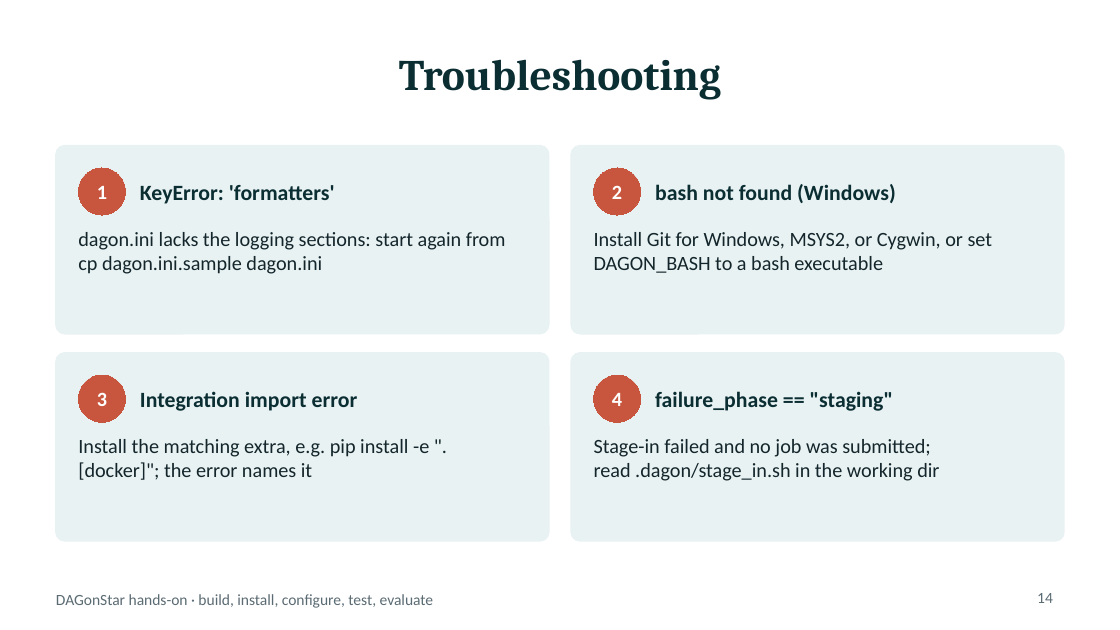
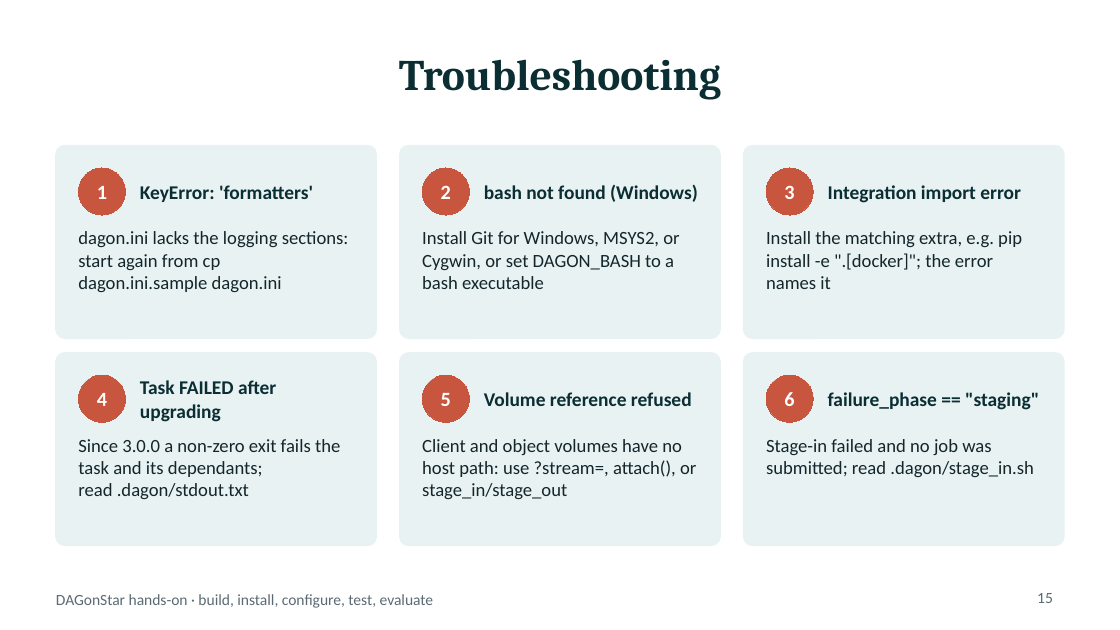
Before and after one commit to DagOnStar/dagonstar, a slide deck: slide 15 of docs/presentations/dagonstar_tutorial.pptx (slide 14 before the commit). Drawn at 1120x630 pixels with LibreOffice and Linux fonts; fonts in the diff are those of the drawing. Boxes give left, top, right and bottom in pixels: in the first picture for what was removed or moved away, otherwise in the second. Text is boxed around its words. In the diff, an @@ line names an element or a change of style, - is before the commit and + after.

```diff
--- a/docs/presentations/dagonstar_tutorial.pptx
+++ b/docs/presentations/dagonstar_tutorial.pptx
@@ rounded rectangle: place and size @@
-rounded rectangle at box(56, 146, 549, 334)
+rounded rectangle at box(56, 146, 376, 338)
@@ rounded rectangle: place and size @@
-rounded rectangle at box(571, 146, 1064, 334)
+rounded rectangle at box(400, 146, 720, 338)
@@ rounded rectangle: place and size @@
-rounded rectangle at box(56, 353, 549, 541)
+rounded rectangle at box(744, 146, 1064, 338)
@@ ellipse "2": place and size @@
-ellipse "2" at box(594, 168, 641, 215)
+ellipse "2" at box(422, 168, 469, 215)
@@ text "bash not found (Windows)": place and size @@
-text "bash not found (Windows)" at box(655, 184, 896, 203)
+text "bash not found (Windows)" at box(484, 185, 698, 202)
@@ ellipse "3": place and size @@
-ellipse "3" at box(78, 375, 125, 422)
+ellipse "3" at box(766, 168, 813, 215)
@@ text "Integration import error": place and size @@
-text "Integration import error" at box(140, 391, 358, 411)
+text "Integration import error" at box(828, 185, 1021, 203)
@@ text "Install Git for Windows, MSYS2, ...": place and size @@
-text "Install Git for Windows, MSYS2, ..." at box(594, 232, 993, 273)
+text "Install Git for Windows, MSYS2, ..." at box(422, 231, 679, 289)
@@ size 13 to 12 pt in 3 elements at box(78, 231, 349, 292), box(422, 231, 679, 289), box(766, 231, 1022, 289) @@
@@ text "Install the matching extra, e.g. ...": place and size @@
-text "Install the matching extra, e.g. ..." at box(78, 439, 429, 480)
+text "Install the matching extra, e.g. ..." at box(766, 231, 1022, 289)
@@ proportions changed in 4 elements at box(56, 146, 376, 338), box(400, 146, 720, 338), box(744, 146, 1064, 338), box(56, 353, 376, 545) @@
@@ rounded rectangle: place and size @@
-rounded rectangle at box(571, 353, 1064, 541)
+rounded rectangle at box(56, 353, 376, 545)
@@ rounded rectangle added at box(400, 353, 720, 545), fill #E8F2F3, outline #E8F2F3 1 pt @@
@@ rounded rectangle added at box(744, 353, 1064, 545), fill #E8F2F3, outline #E8F2F3 1 pt @@
@@ ellipse "4": place and size @@
-ellipse "4" at box(594, 375, 641, 422)
+ellipse "4" at box(78, 375, 125, 422)
@@ text added at box(140, 380, 276, 422), 12.5 pt, text #0B2E33, bold @@
+Task FAILED after upgrading
@@ ellipse added at box(422, 375, 469, 422), fill #C8553D, outline #C8553D 0.75 pt, 13 pt, text #FFFFFF, bold @@
+5
@@ ellipse added at box(766, 375, 813, 422), fill #C8553D, outline #C8553D 0.75 pt, 13 pt, text #FFFFFF, bold @@
+6
@@ size 14 to 12.5 pt in 4 elements at box(140, 185, 313, 202), box(484, 185, 698, 202), box(828, 185, 1021, 203), box(828, 392, 1039, 410) @@
@@ text "failure_phase == "staging"": place and size @@
-text "failure_phase == "staging"" at box(655, 391, 893, 411)
+text "failure_phase == "staging"" at box(828, 392, 1039, 410)
@@ text added at box(484, 392, 692, 406), 12.5 pt, text #0B2E33, bold @@
+Volume reference refused
@@ text added at box(78, 439, 340, 499), 12 pt, text #14262B @@
+Since 3.0.0 a non-zero exit fails the task and its dependants; read .dagon/stdout.txt
@@ text added at box(422, 439, 696, 499), 12 pt, text #14262B @@
+Client and object volumes have no host path: use ?stream=, attach(), or stage_in/stage_out
@@ text at box(766, 439, 1034, 477): text changed; size 13 to 12 pt @@
-Stage-in failed and no job was submitted; read .dagon/stage_in.sh in the working dir
+Stage-in failed and no job was submitted; read .dagon/stage_in.sh
@@ page number at box(1037, 593, 1053, 603): text changed @@
-14
+15
```
Also in this commit, not shown: 6 other slides changed, 1 slide added, 3 other files.
